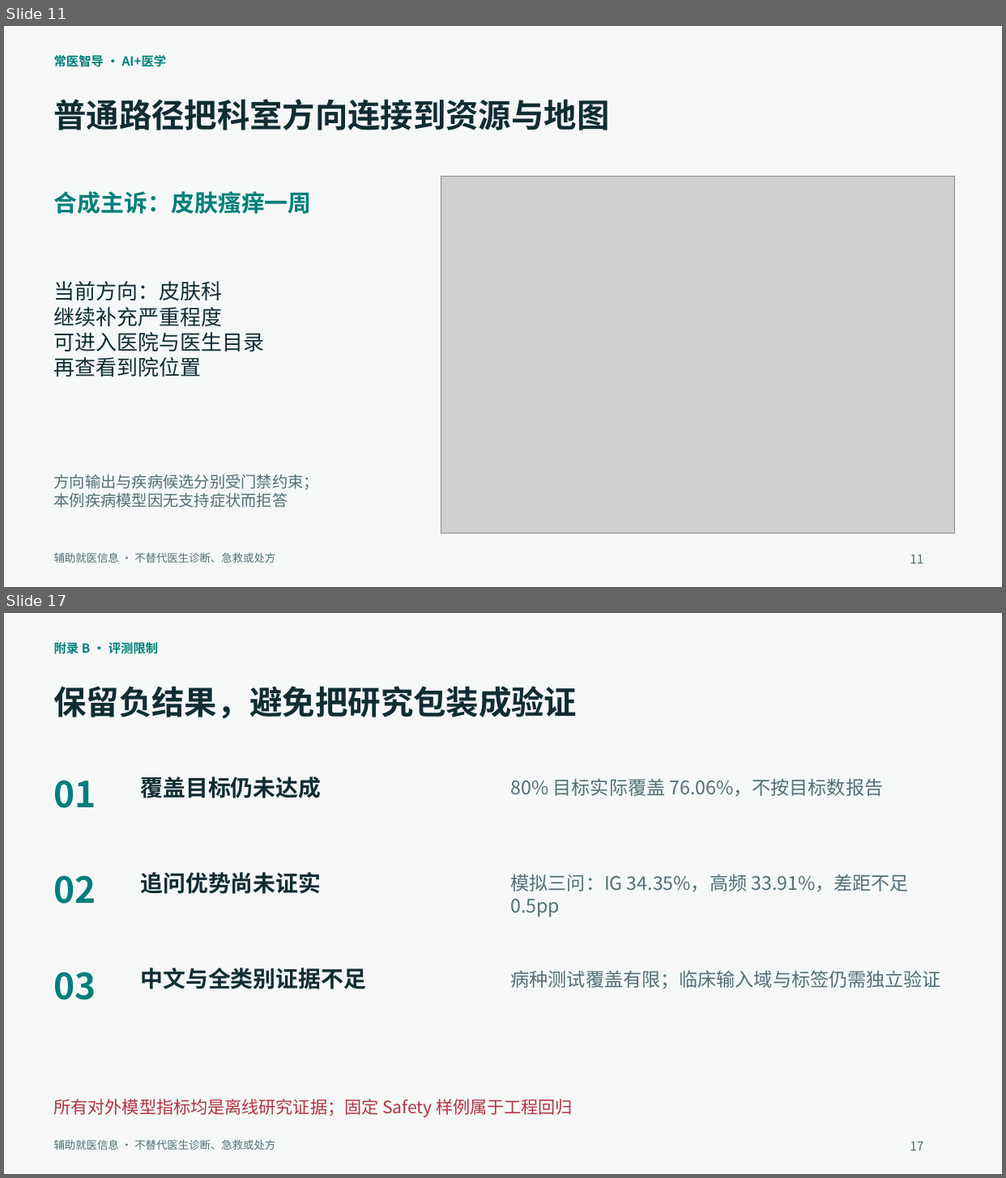
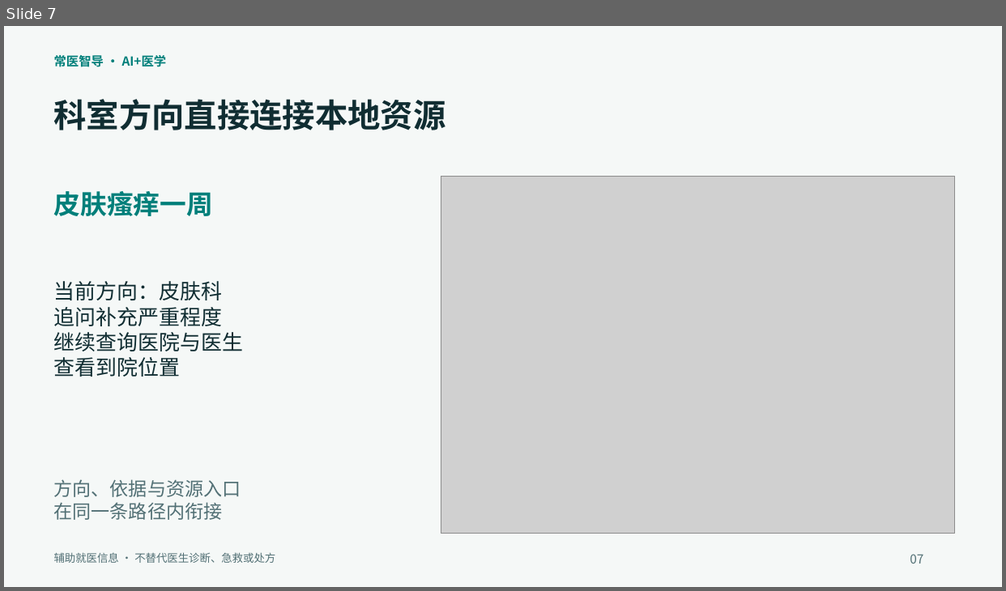
Before and after one commit to wenxvn/changyi, a slide deck: 参赛资料/常医智导_参赛答辩.pptx. Shown one above the other, each under a label of ours: slides 11 and 17 before the commit, slide 7 after it; the slides between them are not shown. The pictures are 1006x1178 and 1006x591 pixels, drawn with LibreOffice and Linux fonts; fonts in the diff are those of the drawing; grey boxes stand for pictures. Boxes give left, top, right and bottom in pixels: in the first picture for what was removed or moved away, otherwise in the second. Text is boxed around its words. In the diff, an @@ line names an element or a change of style, - is before the commit and + after.

Commit message:
docs: focus competition outline and deck on safety-led care paths

```diff
--- a/参赛资料/常医智导_参赛答辩.pptx
+++ b/参赛资料/常医智导_参赛答辩.pptx
@@ slide 17 removed at (4,613,1002,1174), background #F5F8F7 @@
@@ text removed at (54,640,159,656) @@
-附录 B · 评测限制
@@ text removed at (54,686,577,719) @@
-保留负结果，避免把研究包装成验证
@@ text removed at (54,780,96,808) @@
-01
@@ text removed at (140,777,321,798) @@
-覆盖目标仍未达成
@@ text removed at (511,778,883,796) @@
-80% 目标实际覆盖 76.06%，不按目标数报告
@@ text removed at (54,875,96,904) @@
-02
@@ text removed at (140,872,321,894) @@
-追问优势尚未证实
@@ text removed at (511,874,908,918) @@
-模拟三问：IG 34.35%，高频 33.91%，差距不足 0.5pp
@@ text removed at (54,972,96,1000) @@
-03
@@ text removed at (140,968,366,990) @@
-中文与全类别证据不足
@@ text removed at (511,970,941,990) @@
-病种测试覆盖有限；临床输入域与标签仍需独立验证
@@ text removed at (54,1099,573,1118) @@
-所有对外模型指标均是离线研究证据；固定 Safety 样例属于工程回归
@@ text removed at (54,1139,275,1150) @@
-辅助就医信息 · 不替代医生诊断、急救或处方
@@ text removed at (910,1141,923,1151) @@
-17
@@ what was slide 11 is now slide 7 @@
@@ slide 7 changed as well @@
@@ text at (54,99,446,130): text changed @@
-普通路径把科室方向连接到资源与地图
+科室方向直接连接本地资源
@@ text at (54,191,214,216): text changed; size 22.5 to 25.5 pt @@
-合成主诉：皮肤瘙痒一周
+皮肤瘙痒一周
@@ text at (54,307,244,377): text changed @@
-继续补充严重程度
-可进入医院与医生目录
-再查看到院位置
+追问补充严重程度
+继续查询医院与医生
+查看到院位置
@@ text at (54,480,241,520): text changed; size 15 to 18 pt @@
-方向输出与疾病候选分别受门禁约束；
-本例疾病模型因无支持症状而拒答
+方向、依据与资源入口
+在同一条路径内衔接
@@ text at (910,554,923,564): text changed @@
-11
+07
```
Also in this commit, not shown: 12 other slides changed, 5 slides added, 4 other slides removed, 6 other files.
